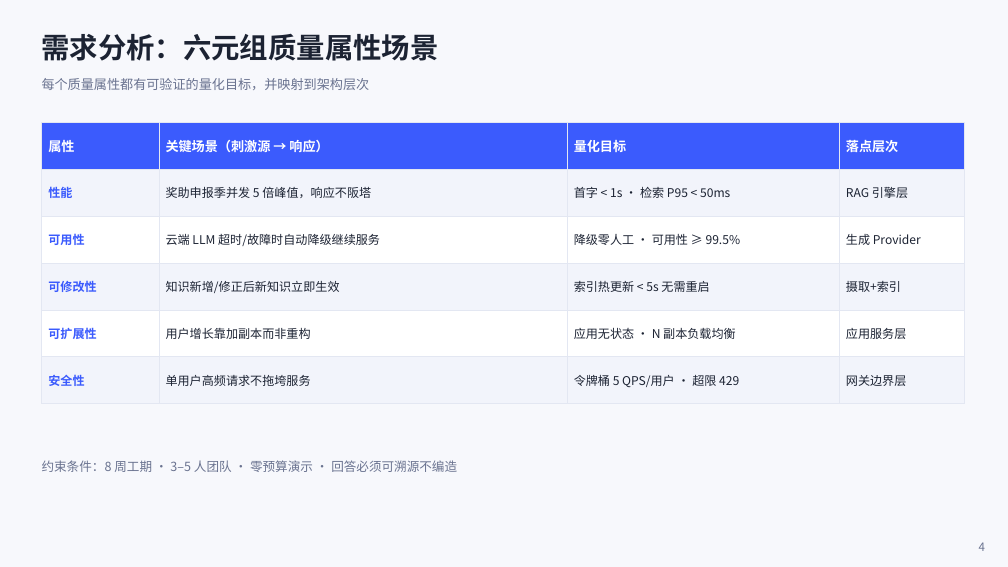
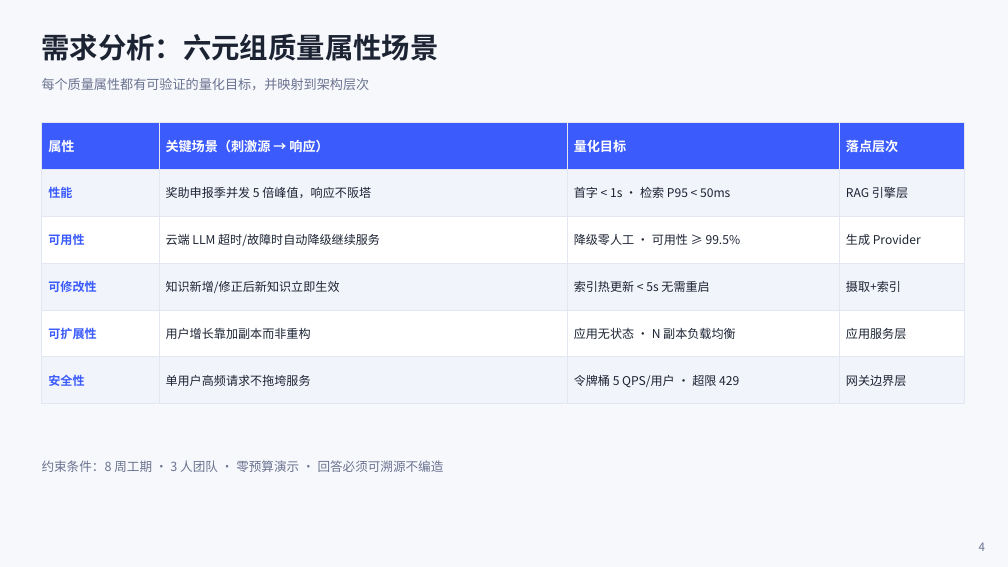
Before and after one commit to yelikour/campus-qa, a slide deck: slide 4 of ppt/智问校园CampusMind答辩PPT.pptx. Drawn at 1008x567 pixels with LibreOffice and Linux fonts; fonts in the diff are those of the drawing. Boxes give left, top, right and bottom in pixels: in the first picture for what was removed or moved away, otherwise in the second. Text is boxed around its words. In the diff, an @@ line names an element or a change of style, - is before the commit and + after.

```diff
--- a/ppt/智问校园CampusMind答辩PPT.pptx
+++ b/ppt/智问校园CampusMind答辩PPT.pptx
@@ text at (42, 460, 444, 472): text changed @@
-约束条件：8 周工期 · 3–5 人团队 · 零预算演示 · 回答必须可溯源不编造
+约束条件：8 周工期 · 3 人团队 · 零预算演示 · 回答必须可溯源不编造
```
Also in this commit, not shown: 2 other slides changed, 8 other files.
